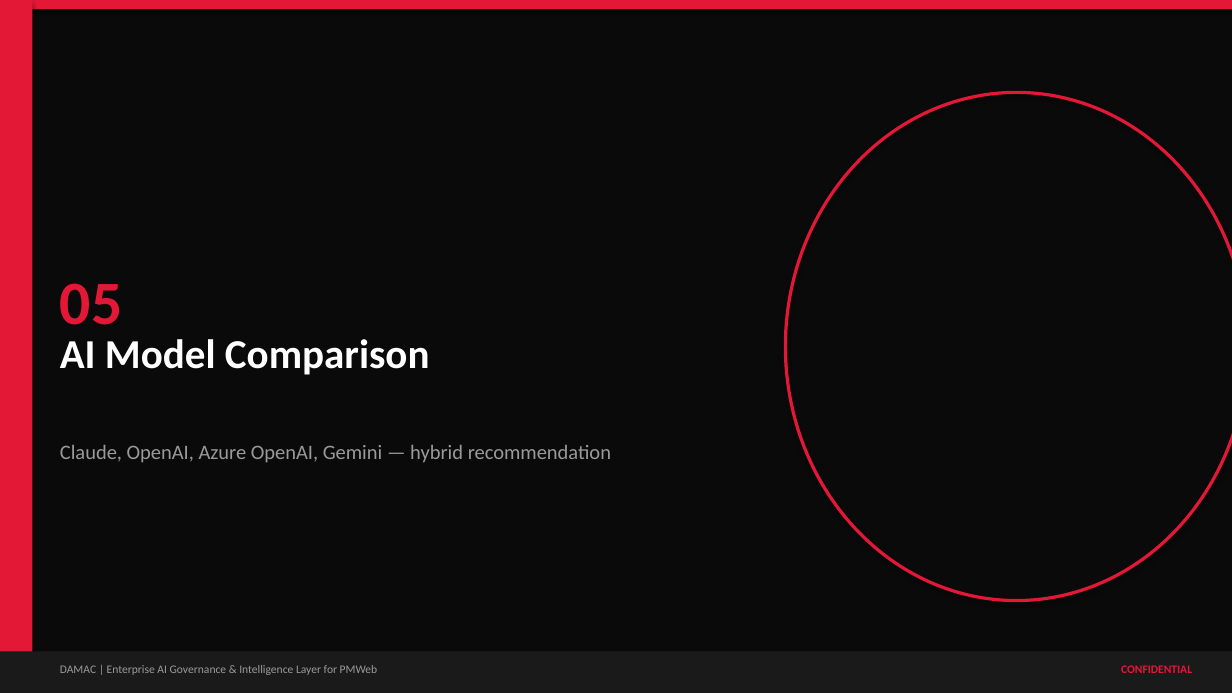
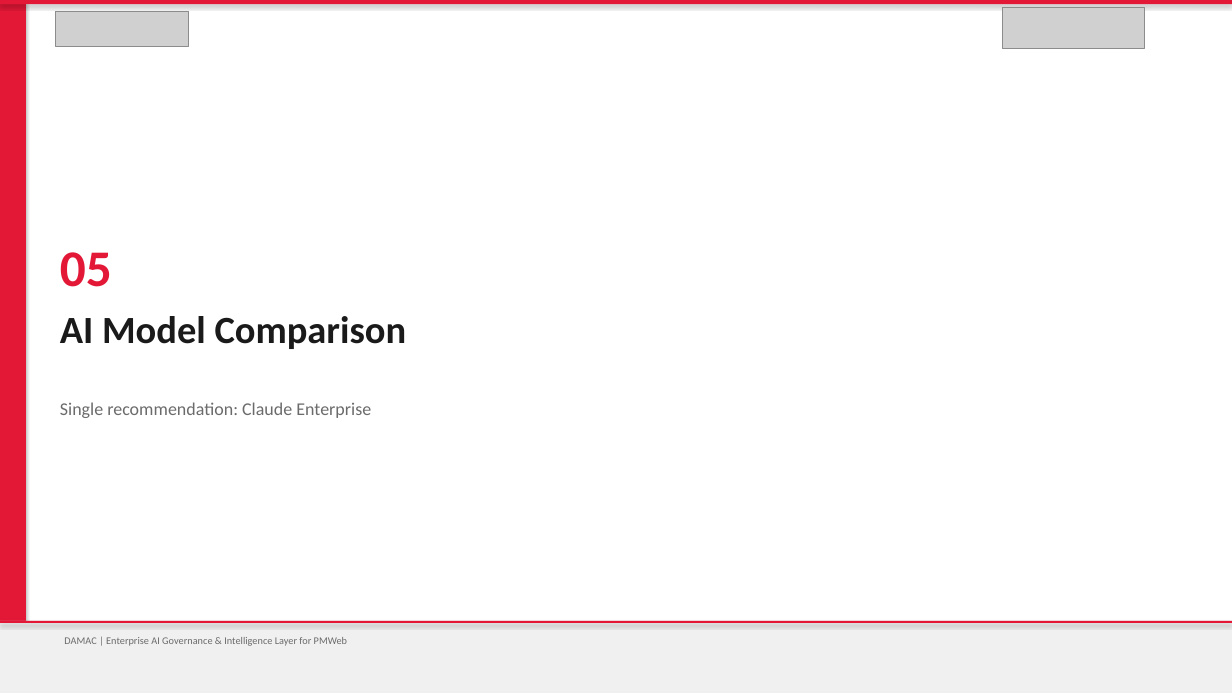
Before and after one commit to vishnushankar9024/procurehubibi, a slide deck: slide 18 of output/DAMAC_PMWeb_AI_Governance_Intelligence_Layer.pptx. Drawn at 1232x693 pixels with LibreOffice and Linux fonts; fonts in the diff are those of the drawing; grey boxes stand for pictures. Boxes give left, top, right and bottom in pixels: in the first picture for what was removed or moved away, otherwise in the second. Text is boxed around its words. In the diff, an @@ line names an element or a change of style, - is before the commit and + after.

```diff
--- a/output/DAMAC_PMWeb_AI_Governance_Intelligence_Layer.pptx
+++ b/output/DAMAC_PMWeb_AI_Governance_Intelligence_Layer.pptx
@@ background #0A0A0A to #FFFFFF @@
@@ rectangle: place and size @@
-rectangle at bbox=[0, 0, 32, 693]
+rectangle at bbox=[0, 0, 26, 693]
@@ rectangle: place and size @@
-rectangle at bbox=[0, 0, 1232, 9]
+rectangle at bbox=[0, 0, 1232, 4]
@@ picture added at bbox=[55, 11, 189, 46] @@
@@ picture added at bbox=[1003, 7, 1145, 48] @@
@@ ellipse removed at bbox=[786, 92, 1232, 601] @@
@@ text "05": place and size @@
-text "05" at bbox=[60, 283, 122, 325]
+text "05" at bbox=[60, 252, 112, 287]
@@ text "05" at bbox=[60, 252, 112, 287]: size 48 to 40 pt @@
@@ text "AI Model Comparison": place and size @@
-text "AI Model Comparison" at bbox=[60, 339, 430, 375]
+text "AI Model Comparison" at bbox=[60, 316, 407, 349]
@@ text "AI Model Comparison" at bbox=[60, 316, 407, 349]: size 32 to 30 pt, text colour #FFFFFF to #1A1A1A @@
@@ text added at bbox=[60, 402, 371, 418], 14 pt, text #6B6B6B @@
+Single recommendation: Claude Enterprise
@@ text removed at bbox=[60, 445, 611, 463] @@
-Claude, OpenAI, Azure OpenAI, Gemini — hybrid recommendation
@@ rectangle: place and size @@
-rectangle at bbox=[0, 652, 1232, 693]
+rectangle at bbox=[0, 621, 1232, 693]
@@ rectangle at bbox=[0, 621, 1232, 693]: fill #1A1A1A to #F0F0F0 @@
@@ rectangle added at bbox=[0, 621, 1232, 623], fill #E31837 @@
@@ text "DAMAC | Enterprise AI Governance ...": place and size @@
-text "DAMAC | Enterprise AI Governance ..." at bbox=[60, 665, 378, 675]
+text "DAMAC | Enterprise AI Governance ..." at bbox=[64, 637, 347, 646]
@@ text "DAMAC | Enterprise AI Governance ..." at bbox=[64, 637, 347, 646]: size 9 to 8 pt, text colour #9A9A9A to #6B6B6B @@
@@ text removed at bbox=[1121, 665, 1192, 673] @@
-CONFIDENTIAL
```
Also in this commit, not shown: 33 other slides changed, 1 slide added, 1 slide removed, 5 other files.
